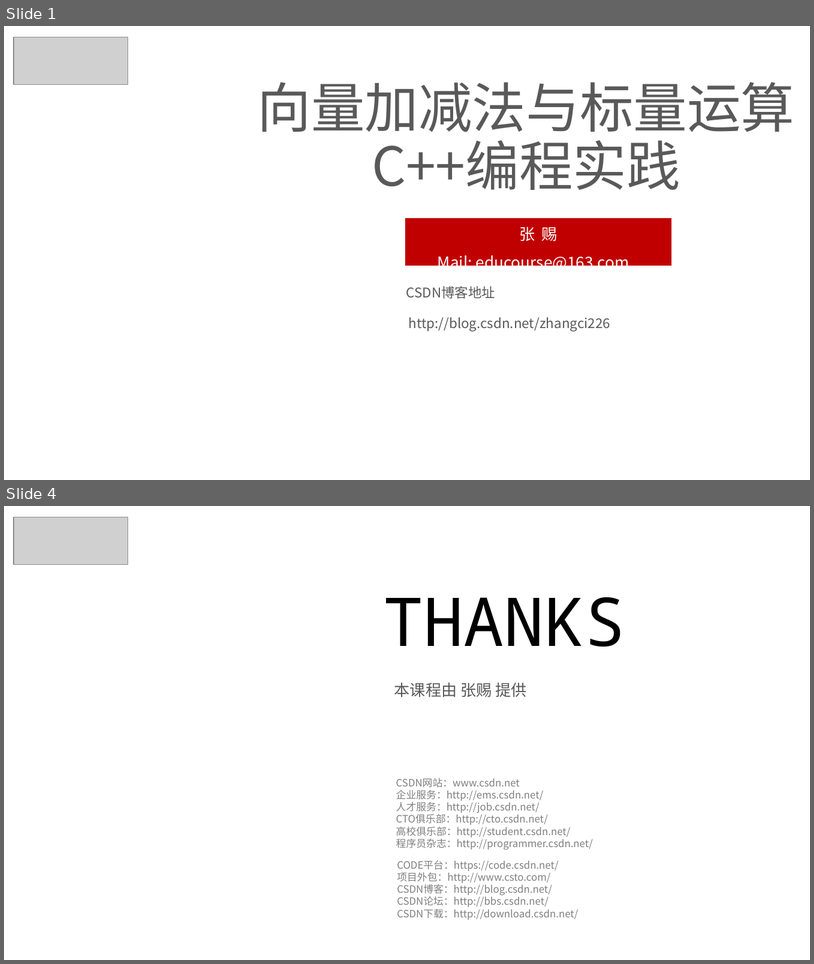
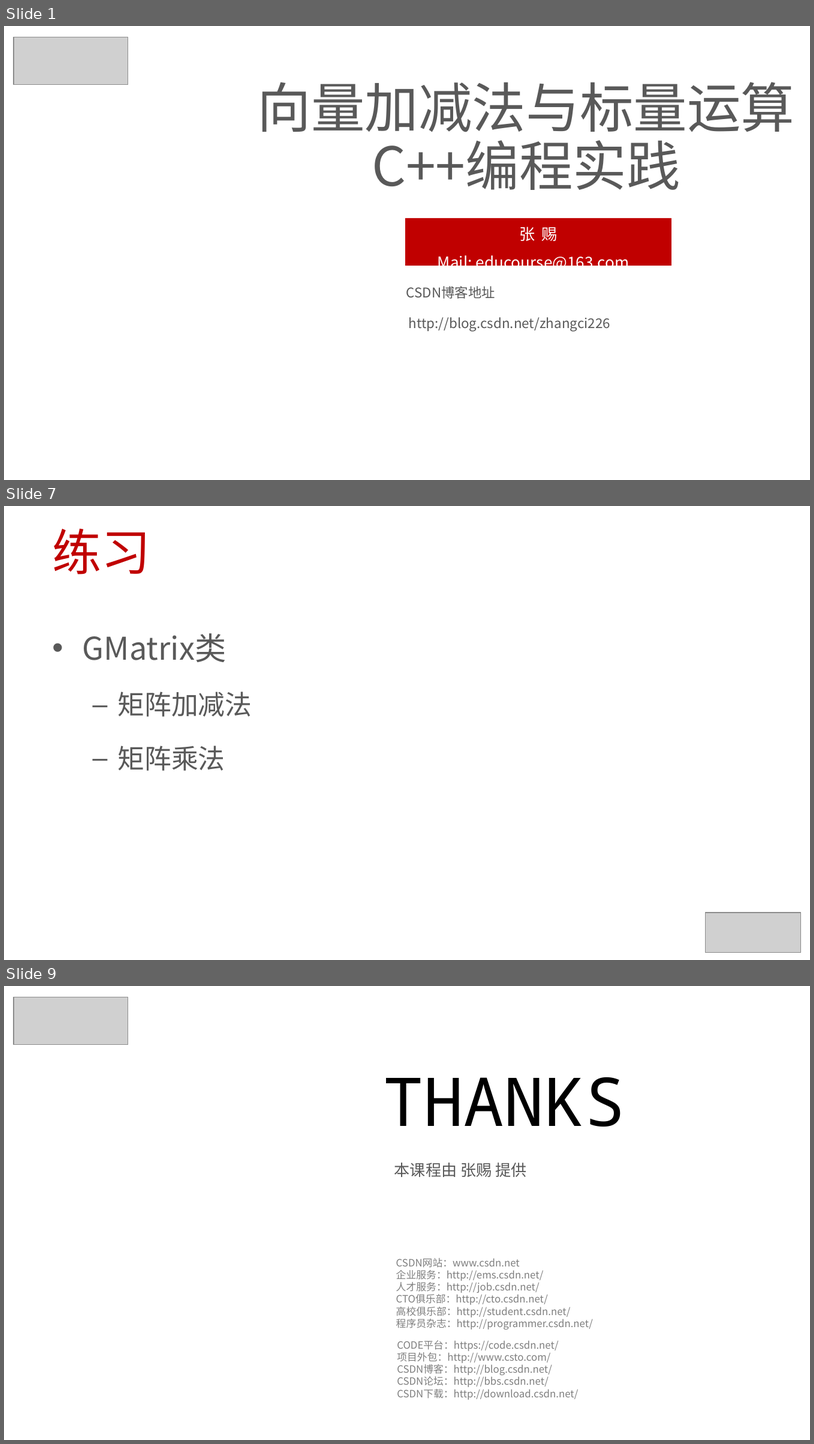
Before and after one commit to 0000duck/ComputerGraphicsBasics, a slide deck: PPT/C++练习.pptx. Shown one above the other, each under a label of ours: slides 1 and 4 before the commit, slides 1, 7 and 9 after it; the slides between them are not shown. The pictures are 814x964 and 814x1444 pixels, drawn with LibreOffice and Linux fonts; fonts in the diff are those of the drawing; grey boxes stand for pictures; background and template pictures are left out. Boxes give left, top, right and bottom in pixels: in the first picture for what was removed or moved away, otherwise in the second. Text is boxed around its words. In the diff, an @@ line names an element or a change of style, - is before the commit and + after.

```diff
--- a/PPT/C++练习.pptx
+++ b/PPT/C++练习.pptx
@@ slide 7 added at [4,506,810,960], background #FFFFFF @@
@@ title added at [53,528,151,574], 44 pt, text #C00000 @@
+练习
@@ text added at [83,633,252,771], 24 pt, text #595959 @@
+• GMatrix类
+  – 矩阵加减法
+  – 矩阵乘法
@@ picture added at [705,912,801,952] @@
@@ what was slide 4 is now slide 9 @@
```
Also in this commit, not shown: 2 slides changed, 4 other slides added, 2 other files.
